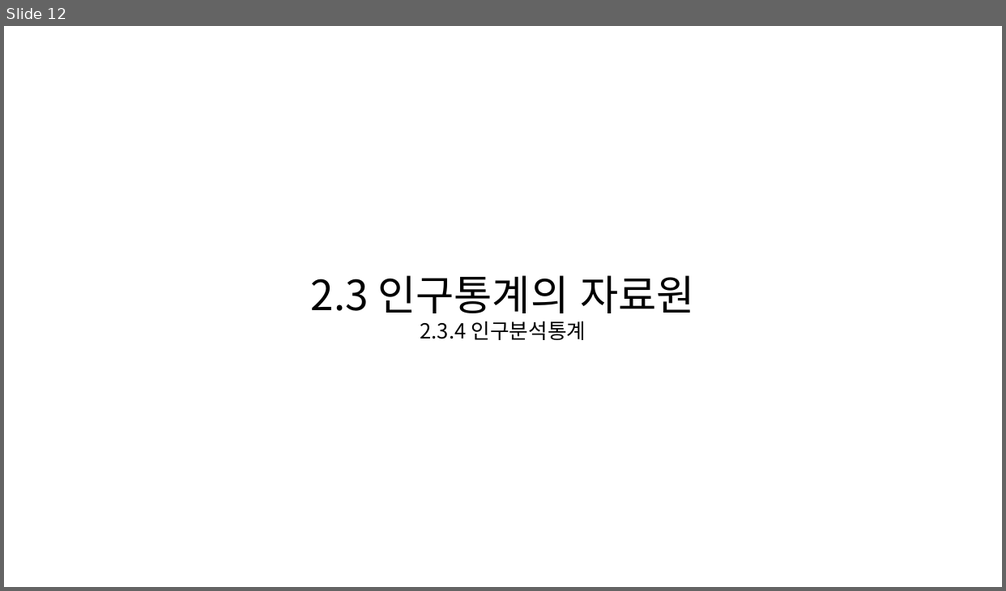
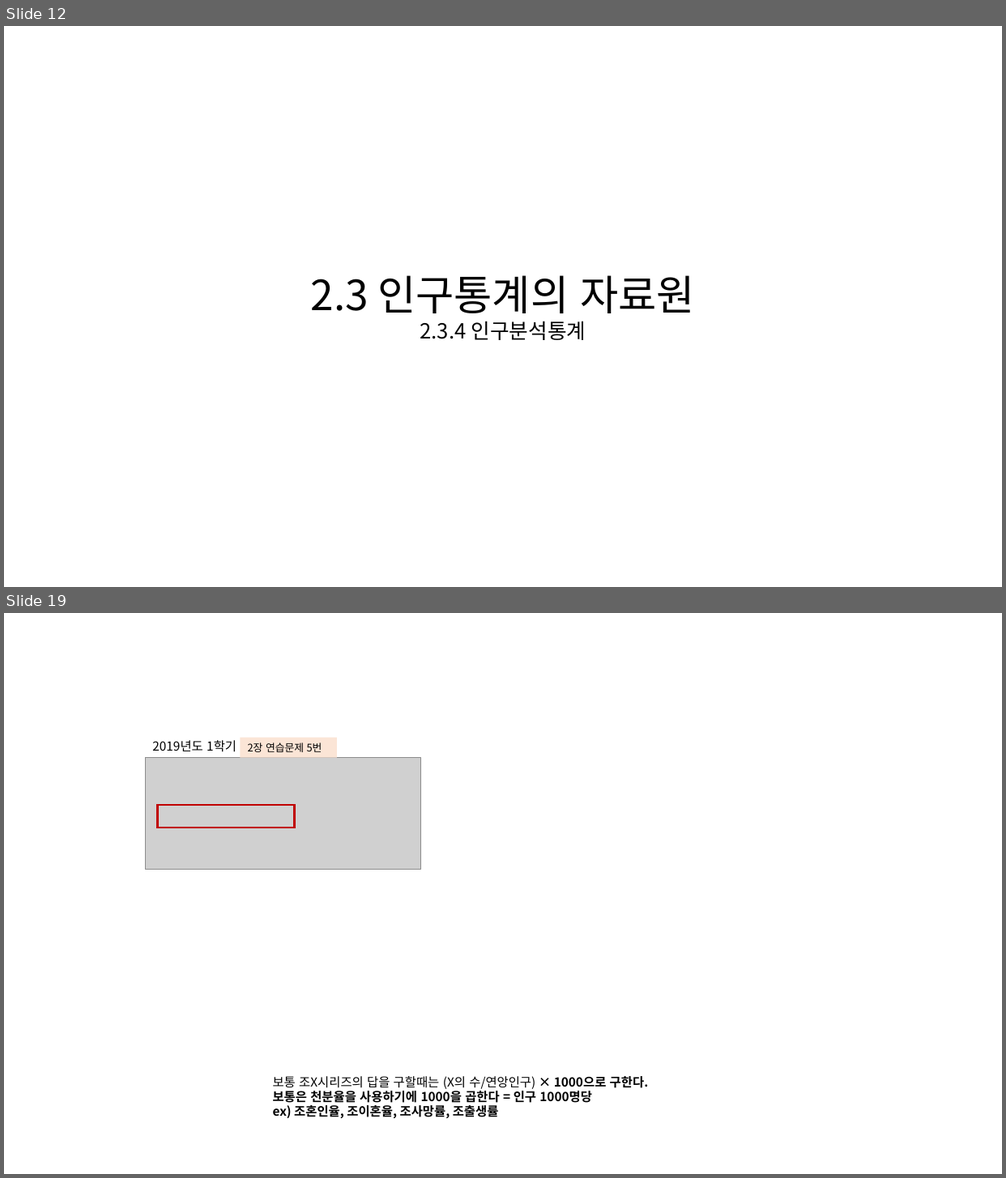
Before and after one commit to KNOU-STUDY/KNOU-UNDERSTANDING-NATIONAL-STATISTICS, a slide deck: previous_question/2장-인구통계.pptx. Shown one above the other, each under a label of ours: slide 12 before the commit, slides 12 and 19 after it; the slides between them are not shown. The pictures are 1006x591 and 1006x1178 pixels, drawn with LibreOffice and Linux fonts; fonts in the diff are those of the drawing; grey boxes stand for pictures. Boxes give left, top, right and bottom in pixels: in the first picture for what was removed or moved away, otherwise in the second. Text is boxed around its words. In the diff, an @@ line names an element or a change of style, - is before the commit and + after.

```diff
--- a/previous_question/2장-인구통계.pptx
+++ b/previous_question/2장-인구통계.pptx
@@ slide 19 added at (4, 613, 1002, 1174), background #FFFFFF @@
@@ picture added at (146, 757, 421, 870) @@
@@ text added at (152, 740, 236, 752), 12 pt, text #000000 @@
+2019년도 1학기
@@ rectangle added at (241, 737, 337, 757), fill #FBE5D6, 10 pt, text #000000 @@
+2장 연습문제 5번
@@ rectangle added at (157, 805, 295, 827), outline #C00000 2 pt @@
@@ text added at (273, 1076, 649, 1118), 12 pt, text #000000, bold @@
+보통 조X시리즈의 답을 구할때는 (X의 수/연앙인구) × 1000으로 구한다.
+보통은 천분율을 사용하기에 1000을 곱한다 = 인구 1000명당
+ex) 조혼인율, 조이혼율, 조사망률, 조출생률
```
Also in this commit, not shown: 2 slides changed, 4 other slides added.
